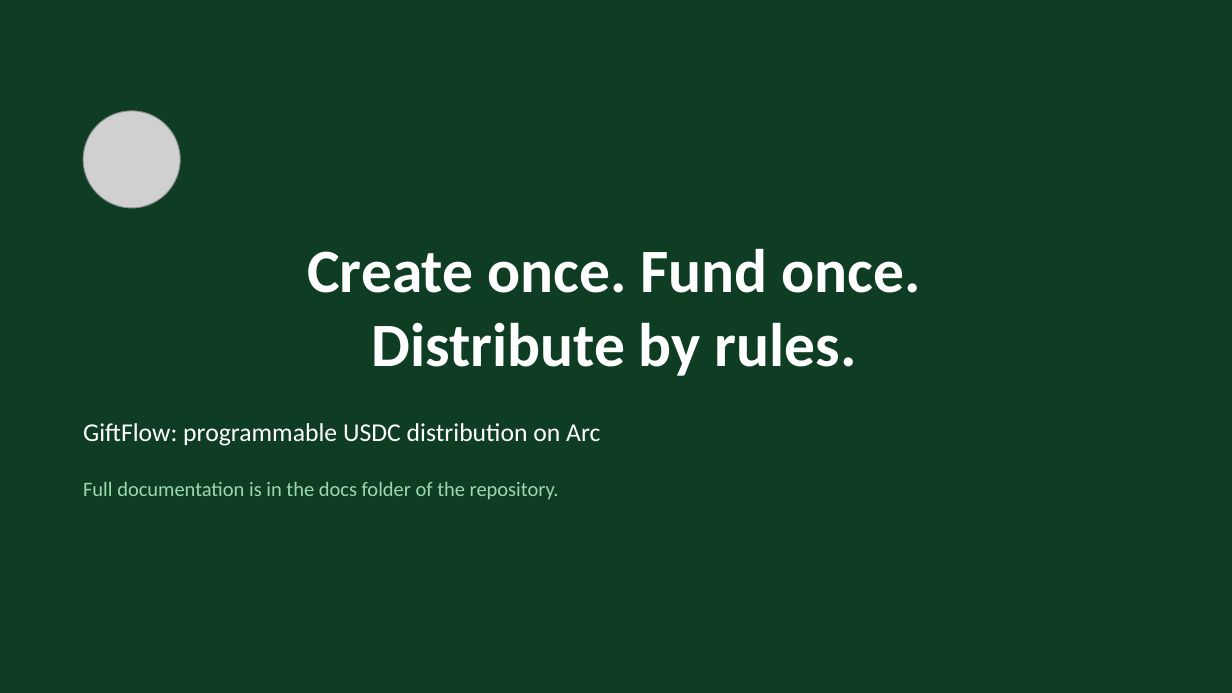
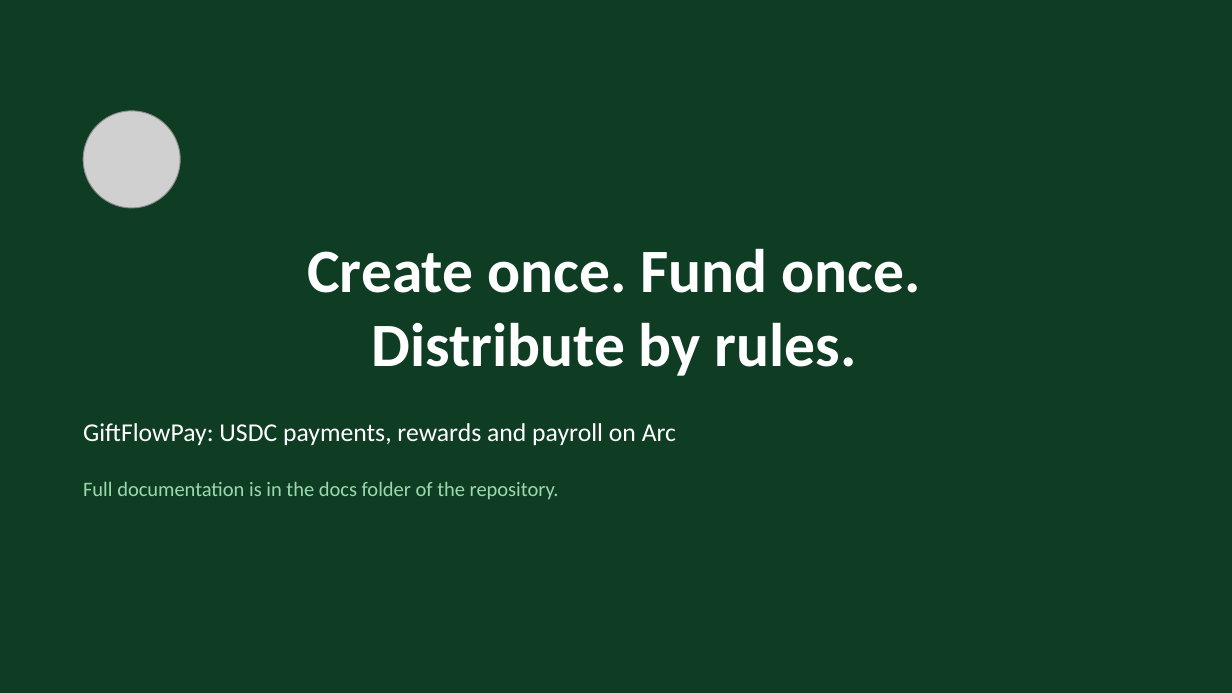
Before and after one commit to sadikul880/giftflowpay-by-arc, a slide deck: slide 16 of docs/presentation/GiftFlow-presentation.pptx (slide 15 before the commit). Drawn at 1232x693 pixels with LibreOffice and Linux fonts; fonts in the diff are those of the drawing; grey boxes stand for pictures. Boxes give left, top, right and bottom in pixels: in the first picture for what was removed or moved away, otherwise in the second. Text is boxed around its words. In the diff, an @@ line names an element or a change of style, - is before the commit and + after.

```diff
--- a/docs/presentation/GiftFlow-presentation.pptx
+++ b/docs/presentation/GiftFlow-presentation.pptx
@@ text at (83, 423, 676, 445): text changed @@
-GiftFlow: programmable USDC distribution on Arc
+GiftFlowPay: USDC payments, rewards and payroll on Arc
```
Also in this commit, not shown: 13 other slides changed, 2 slides added, 1 slide removed, 39 other files.
